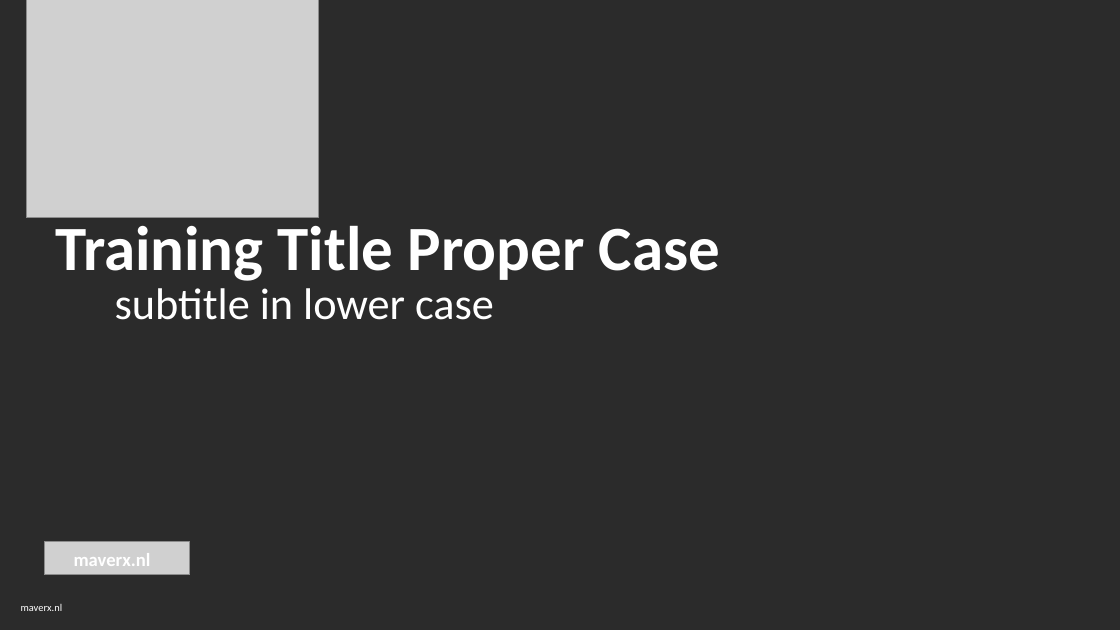
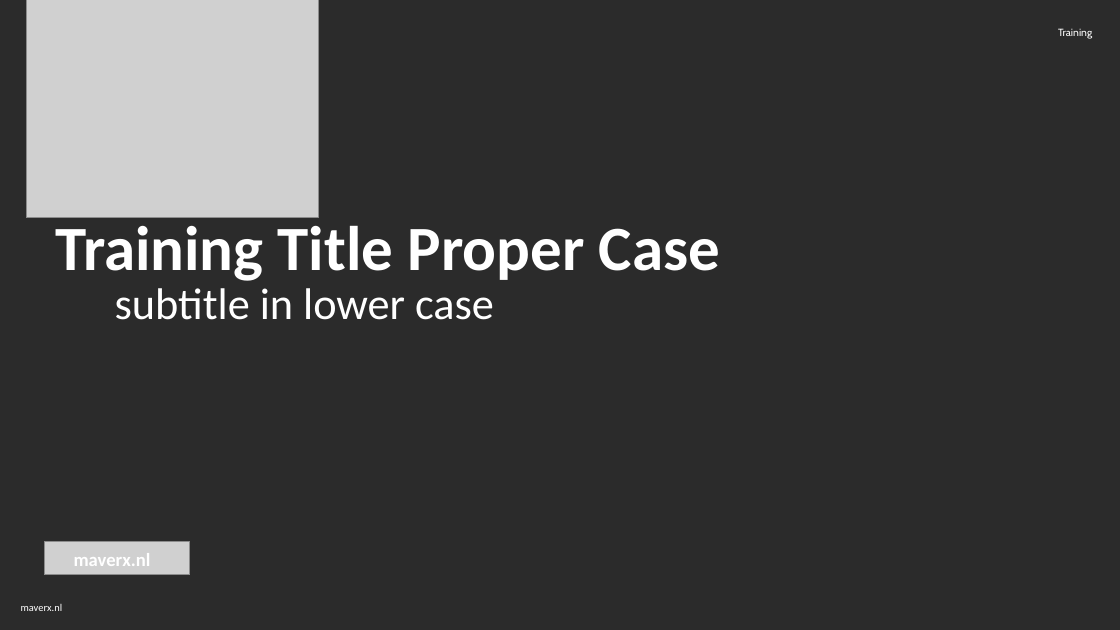
Before and after one commit to JustinWG/AIHackathon2026-PPT, a slide deck: slide 19 of master/Maverx - Presentation Style Guide for Hackaton.pptx. Drawn at 1120x630 pixels with LibreOffice and Linux fonts; fonts in the diff are those of the drawing; grey boxes stand for pictures; background and template pictures are left out; a plain dark background stands for a picture behind light text. Boxes give left, top, right and bottom in pixels: in the first picture for what was removed or moved away, otherwise in the second. Text is boxed around its words. In the diff, an @@ line names an element or a change of style, - is before the commit and + after.

```diff
--- a/master/Maverx - Presentation Style Guide for Hackaton.pptx
+++ b/master/Maverx - Presentation Style Guide for Hackaton.pptx
@@ text added at [1058,28,1092,39], 6.8 pt, text #FFFFFF @@
+Training
```
Also in this commit, not shown: 1 other slide changed, 3 other files.
